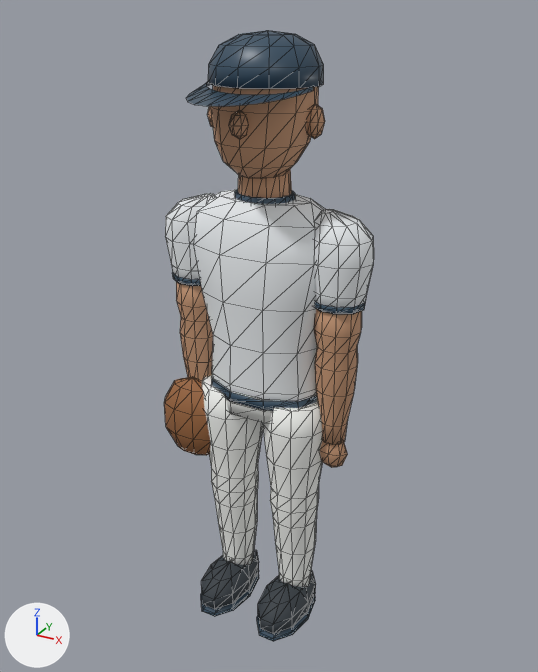
Before and after pictures for a commit that changed the glTF model models/athlete-low.glb.
Before and after are seen from a 50 mm camera at (0.937, -1.681, 1.814) aimed at (0.018, -0.01, 0.978). The axes (+X, +Y, +Z) are drawn at lower left. The lights are the same throughout. The older version comes first. Mesh edges are drawn as thin lines.

Before the edit, the objects in view are built like this:
```python
ob_athlete_jersey = bpy.data.objects.new('Athlete_jersey', me_athlete_jersey_001)
ob_athlete_jersey.location = (0.0, 0.0, 0.0)
ob_athlete_pants = bpy.data.objects.new('Athlete_pants', me_athlete_pants_001)
ob_athlete_pants.location = (0.0, 0.0, 0.0)
ob_athlete_shoe = bpy.data.objects.new('Athlete_shoe', me_athlete_shoe_001)
ob_athlete_shoe.location = (0.0, 0.0, 0.0)
ob_athlete_skin = bpy.data.objects.new('Athlete_skin', me_athlete_skin_001)
ob_athlete_skin.location = (0.0, 0.0, 0.0)
ob_athlete_trim = bpy.data.objects.new('Athlete_trim', me_athlete_trim_001)
ob_athlete_trim.location = (0.0, 0.0, 0.0)
# also in view: 'Athlete_glove' at (-0.22, -0.05, 0.675)
```
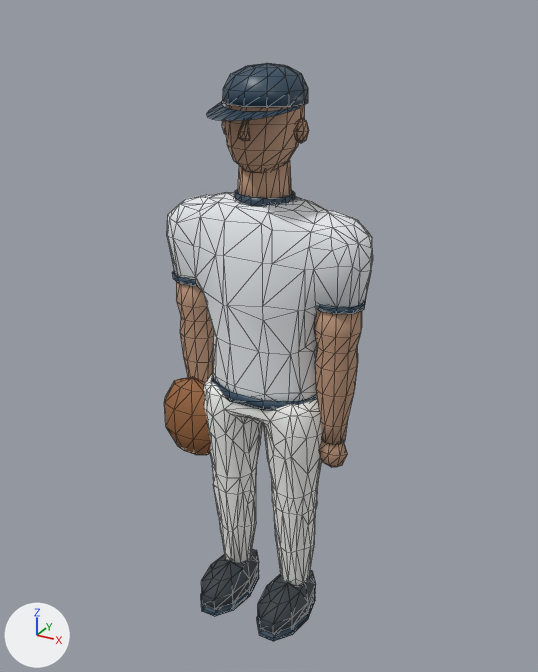
Changed parts and their boxes [x1, y1, x2, y2] in the pictures (538 x 672 px; the box of a moved part takes in the faces that stretch with it):
'Athlete_jersey', reshaped: before [165, 189, 374, 402]; after [167, 192, 373, 401]
'Athlete_skin', reshaped: before [176, 86, 362, 467]; after [176, 104, 362, 467]
'Athlete_pants', reshaped: before [202, 375, 322, 587]; after [204, 373, 322, 586]
'Athlete_trim', reshaped: before [172, 30, 366, 641]; after [172, 63, 366, 641]
part 1 of me_athlete_jersey_001, rebuilt: before [194, 189, 325, 402]; after [167, 192, 373, 401]
part 2 of me_athlete_jersey_001, deleted: before [315, 209, 374, 315]
part 3 of me_athlete_jersey_001, deleted: before [165, 193, 214, 286]
part 4 of me_athlete_pants_001, rebuilt: before [262, 402, 322, 587]; after [204, 373, 322, 586]
part 5 of me_athlete_pants_001, deleted: before [202, 375, 263, 565]
part 6 of me_athlete_pants_001, deleted: before [226, 391, 272, 424]
part 7 of me_athlete_skin_001, moved or reshaped: before [211, 86, 319, 178]; after [225, 104, 305, 173]
part 8 of me_athlete_skin_001, moved or reshaped (mostly hidden): before [207, 106, 213, 127]; after [222, 121, 226, 134]
part 9 of me_athlete_skin_001, moved or reshaped: before [307, 104, 325, 139]; after [295, 117, 309, 143]
part 10 of me_athlete_skin_001, added: after [238, 120, 250, 141]
part 11 of me_athlete_skin_001, deleted (brown): before [229, 110, 249, 139]
part 12 of me_athlete_trim_001, moved or reshaped: before [208, 30, 324, 89]; after [223, 63, 308, 107]
part 13 of me_athlete_trim_001, moved or reshaped: before [186, 82, 313, 106]; after [206, 100, 300, 121]

The change in detail:
me_athlete_jersey_001 is used by ob_athlete_jersey; location (0.0, 0.0, 0.0).
me_athlete_jersey_001 had 190 vertices, 368 faces and spanned x -0.309..0.309, y -0.119..0.117, z 0.79..1.365.
me_athlete_jersey_001 now has 227 vertices, 450 faces and spans x -0.305..0.304, y -0.118..0.116, z 0.79..1.365.
me_athlete_jersey_001 part 1: the loose piece of 70 vertices spanning x -0.223..0.223, y -0.119..0.117, z 0.79..1.365 is rebuilt with 227 vertices and now spans x -0.305..0.304, y -0.118..0.116, z 0.79..1.365.
me_athlete_jersey_001 part 2: the loose piece of 60 vertices spanning x 0.131..0.309, y -0.076..0.076, z 1.105..1.35 is deleted.
me_athlete_jersey_001 part 3: the loose piece of 60 vertices spanning x -0.309..-0.131, y -0.076..0.076, z 1.105..1.35 is deleted.
me_athlete_pants_001 is used by ob_athlete_pants; location (0.0, 0.0, 0.0).
me_athlete_pants_001 had 210 vertices, 408 faces and spanned x -0.203..0.203, y -0.105..0.105, z 0.14..0.83.
me_athlete_pants_001 now has 302 vertices, 600 faces and spans x -0.198..0.197, y -0.103..0.102, z 0.14..0.83.
me_athlete_pants_001 part 4: the loose piece of 90 vertices spanning x 0.007..0.203, y -0.102..0.095, z 0.14..0.81 is rebuilt with 302 vertices and now spans x -0.198..0.197, y -0.103..0.102, z 0.14..0.83.
me_athlete_pants_001 part 5: the loose piece of 90 vertices spanning x -0.203..-0.007, y -0.102..0.095, z 0.14..0.81 is deleted.
me_athlete_pants_001 part 6: the loose piece of 30 vertices spanning x -0.176..0.176, y -0.105..0.105, z 0.755..0.83 is deleted.
me_athlete_skin_001 is used by ob_athlete_skin; location (0.0, 0.0, 0.0).
me_athlete_skin_001 had 448 vertices, 860 faces and spanned x -0.285..0.285, y -0.15..0.126, z 0.607..1.729.
me_athlete_skin_001 now has 440 vertices, 844 faces and spans x -0.285..0.285, y -0.119..0.098, z 0.607..1.664.
me_athlete_skin_001 part 7: the loose piece of 84 vertices spanning x -0.137..0.137, y -0.123..0.126, z 1.43..1.729 is scaled about its middle by (0.74, 0.78, 0.75), then moved by (0.0, 0.0, -0.027).
me_athlete_skin_001 part 8: the loose piece of 40 vertices spanning x -0.165..-0.113, y -0.027..0.027, z 1.524..1.606 is scaled about its middle by (0.74, 0.78, 0.75), then moved by (0.036, 0.0, -0.024).
me_athlete_skin_001 part 9: the loose piece of 40 vertices spanning x 0.113..0.165, y -0.027..0.027, z 1.524..1.606 is scaled about its middle by (0.74, 0.78, 0.75), then moved by (-0.036, 0.0, -0.024).
me_athlete_skin_001 part 10: a new loose piece of 32 vertices spanning x -0.016..0.016, y -0.119..-0.08, z 1.523..1.575, in mat_skin_001 (beige #bf977c).
me_athlete_skin_001 part 11: 40 vertices removed from x -0.025..0.025, y -0.15..-0.094, z 1.53..1.596.
me_athlete_trim_001 is used by ob_athlete_trim; location (0.0, 0.0, 0.0).
me_athlete_trim_001 had 298 vertices, 540 faces and spanned x -0.29..0.29, y -0.26..0.14, z 0.05..1.77.
me_athlete_trim_001 now has 298 vertices, 540 faces and spans x -0.29..0.29, y -0.2..0.11, z 0.05..1.69.
me_athlete_trim_001 part 12: the loose piece of 60 vertices spanning x -0.14..0.14, y -0.13..0.14, z 1.64..1.77 is scaled about its middle by (0.74, 0.78, 0.75), then moved by (0.0, 0.0, -0.06).
me_athlete_trim_001 part 13: the loose piece of 26 vertices spanning x -0.14..0.14, y -0.26..-0.03, z 1.62..1.65 is scaled about its middle by (0.74, 0.78, 0.75), then moved by (0.0, 0.03, -0.04).
